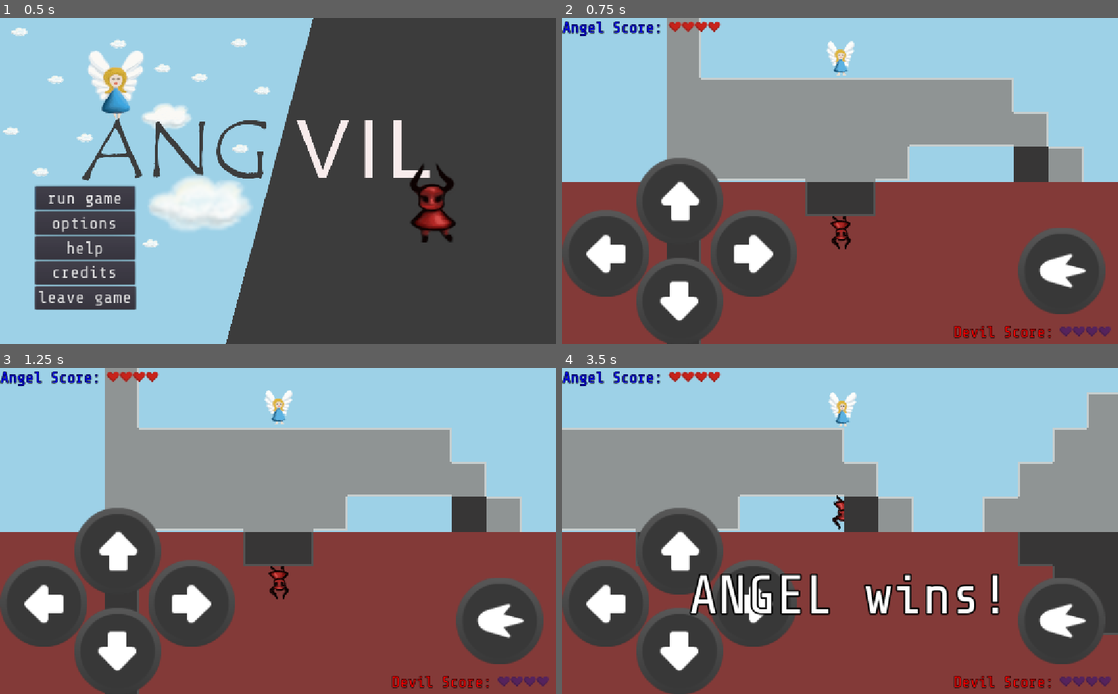
Above: before the commit, frames 1-4 (two rows, left to right).
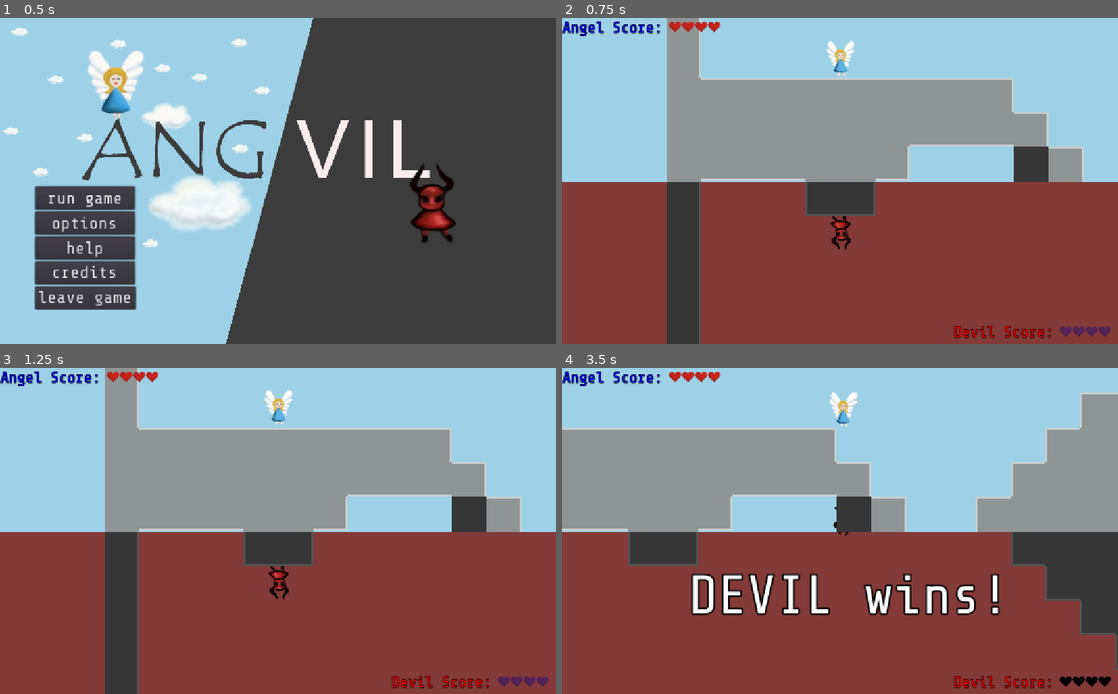
Above: after the commit, the same moments.

Repository: ang-vil/angvil
Game: Godot game, scene res://scenes/menu.tscn
Same seed, same stepped clock (60 frames per second), same inputs: the game is played once before the commit and once after it.
Inputs:
- Up to frame 1 (0.5 s): no input
- Up to frame 2 (0.75 s): click "run game" at 0.5 s
- Up to frame 3 (1.25 s): no input
- Up to frame 4 (3.5 s): tap Enter (ui_accept) at 1.25, 1.52, 2.27 s; hold Right (key_right) 1.28-2.03 s; tap Space (shoot) at 1.35, 2.1, 2.85 s; hold Down (key_down) 2.03-2.78 s; hold Right (key_right) from 2.78 s (still down)

Frame 1 is identical in both runs. In frame 2, 15% of the frame differs, in the area x 0-98%, y 42-100%; in frame 3, 15%; in frame 4, 18%, in the area x 0-100%, y 7-100%.

Commit message:
hearts should be removed when running into spikes

Diff:
--- a/scenes/hud.tscn
+++ b/scenes/hud.tscn
@@ -106,6 +106,7 @@
 }
 
 [node name="touchButtonsRight" type="Control" parent="."]
+visible = false
 anchor_left = 1.0
 anchor_top = 1.0
 anchor_right = 1.0
@@ -124,6 +125,7 @@
 action = "shoot"
 
 [node name="touchButtonsLeft" type="Control" parent="."]
+visible = false
 anchor_top = 1.0
 anchor_bottom = 1.0
 margin_top = -296.0
--- a/scripts/hud.gd
+++ b/scripts/hud.gd
@@ -3,7 +3,12 @@
 var angelHearts = []
 var devilHearts = []
 
+var angelFullHeartCount = 4;
+var devilFullHeartCount = 4;
+
 func _ready():
+	$touchButtonsRight.visible = false
+	$touchButtonsLeft.visible = false
 	if OS.get_name() in ["HTML5", "Android", "iOS"]:
 		if OS.has_touchscreen_ui_hint():
 			OS.hide_virtual_keyboard()
@@ -19,3 +24,27 @@
 	devilHearts.push_back($DevilScore/DevilHeart2)
 	devilHearts.push_back($DevilScore/DevilHeart3)
 	devilHearts.push_back($DevilScore/DevilHeart4)
+
+func removeAngelHeart():
+	angelFullHeartCount -= 1
+	updateAngelHearts()
+
+func removeDevilHeart():
+	devilFullHeartCount -= 1
+	updateDevilHearts()
+
+func updateAngelHearts():
+	for angelHeart in angelHearts:
+		angelHeart.modulate = Color(0, 0, 0)
+	for i in range(angelFullHeartCount):
+		angelHearts[i].modulate = Color(0, 0, 0)
+	if angelFullHeartCount < 1:
+		get_node("..").gameOver('DEVIL wins!')
+
+func updateDevilHearts():
+	for devilHeart in devilHearts:
+		devilHeart.modulate = Color(0, 0, 0)
+	for i in range(devilFullHeartCount):
+		devilHearts[i].modulate = Color(0, 0, 0)
+	if devilFullHeartCount < 1:
+		get_node("..").gameOver('DEVIL wins!')
--- a/scripts/spikes.gd
+++ b/scripts/spikes.gd
@@ -5,6 +5,8 @@
 
 func _physics_process(_delta):
 	if overlaps_body(angel):
-		get_node("..").gameOver('DEVIL wins!')
+		get_parent().get_node("hud").removeAngelHeart()
+		angel.jumping = true
 	elif overlaps_body(devil):
-		get_node("..").gameOver('ANGEL wins!')
+		get_parent().get_node("hud").removeDevilHeart()
+		devil.jumping = true
